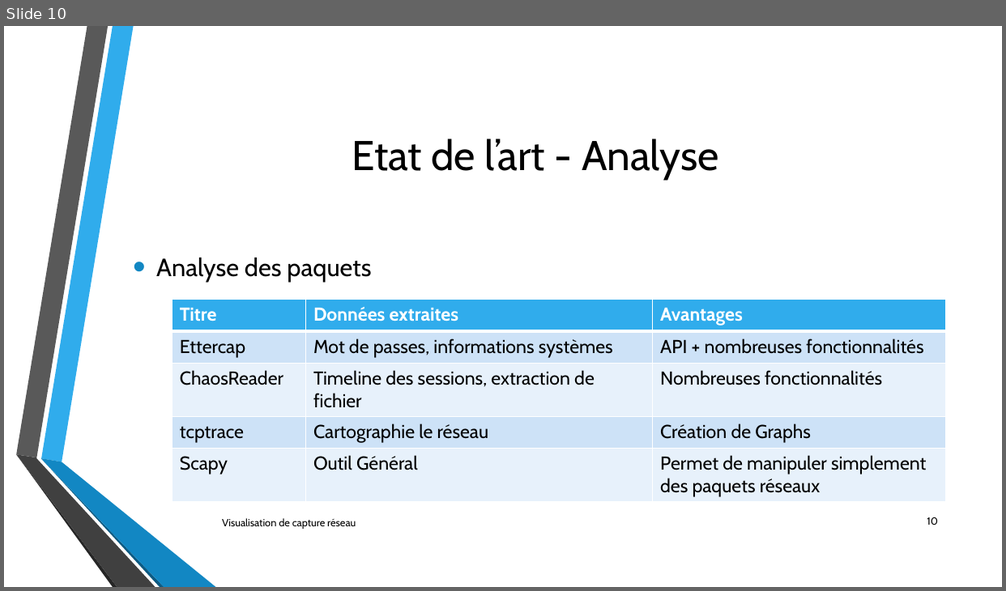
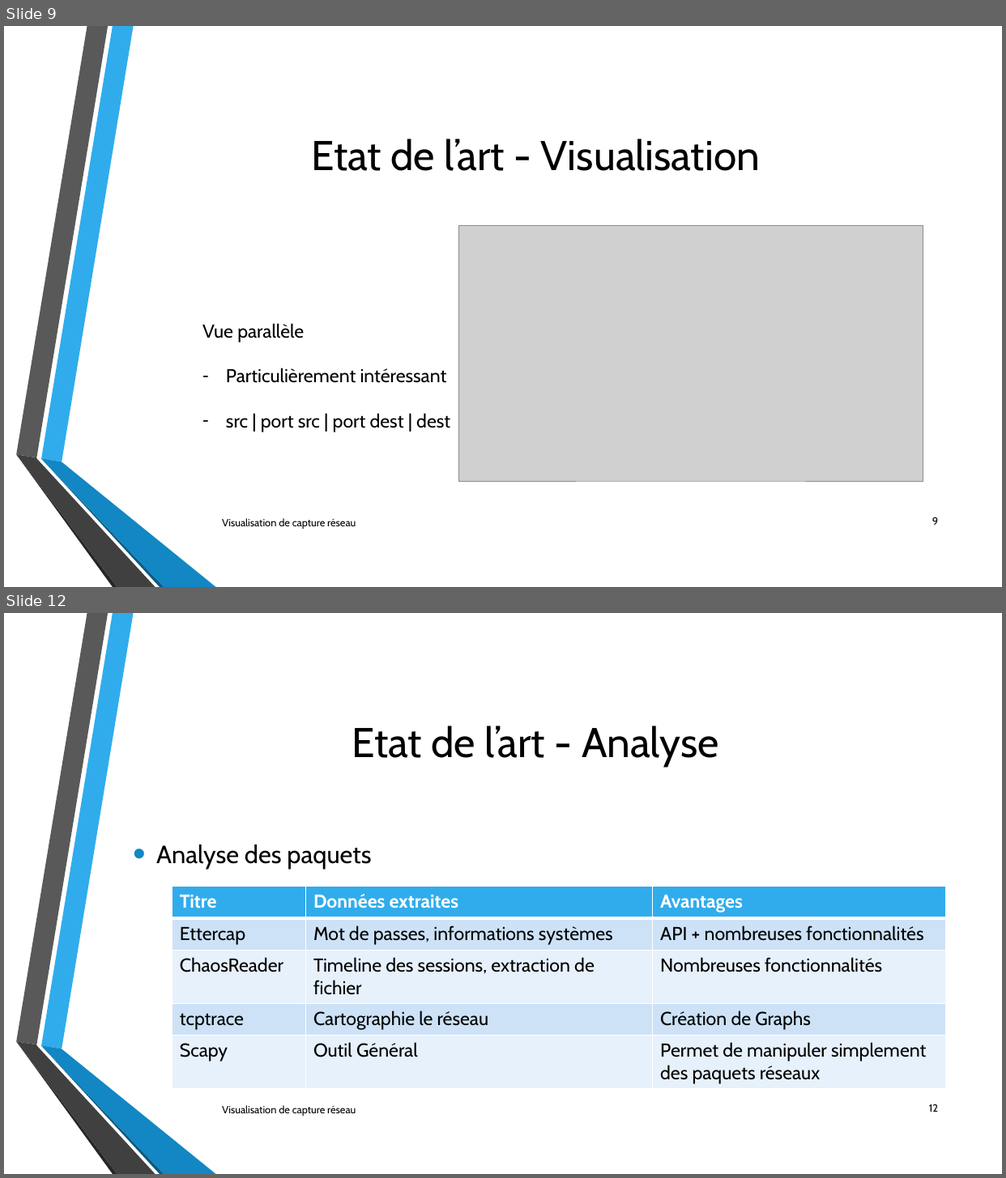
Before and after one commit to lechinoix/Pcap-visualization-project, a slide deck: Présentation de mi-projet/Outils de visualisation de capture réseau.pptx. Shown one above the other, each under a label of ours: slide 10 before the commit, slides 9 and 12 after it; the slides between them are not shown. The pictures are 1006x591 and 1006x1178 pixels, drawn with LibreOffice and Linux fonts; fonts in the diff are those of the drawing; grey boxes stand for pictures; background and template pictures are left out. Boxes give left, top, right and bottom in pixels: in the first picture for what was removed or moved away, otherwise in the second. Text is boxed around its words. In the diff, an @@ line names an element or a change of style, - is before the commit and + after.

Commit message:
Presentation v2.0 et images

```diff
--- a/Présentation de mi-projet/Outils de visualisation de capture réseau.pptx
+++ b/Présentation de mi-projet/Outils de visualisation de capture réseau.pptx
@@ slide 9 added at (x1=4, y1=26, x2=1002, y2=587), background picture (left out); not listed: 6 template elements that a slide beside it also shows @@
@@ title added at (x1=311, y1=139, x2=760, y2=171), 40 pt, text #000000 @@
+Etat de l’art - Visualisation
@@ picture added at (x1=459, y1=226, x2=923, y2=482) @@
@@ text added at (x1=202, y1=323, x2=450, y2=433), 18 pt, text #000000 @@
+Vue parallèle
+– Particulièrement intéressant
+– src | port src | port dest | dest
@@ text added at (x1=222, y1=518, x2=356, y2=529), 10 pt, text #000000 @@
+Visualisation de capture réseau
@@ page number added at (x1=932, y1=518, x2=938, y2=525), 10 pt, text #000000 @@
+9
@@ what was slide 10 is now slide 12 @@
@@ page number at (x1=929, y1=1105, x2=938, y2=1112): text changed @@
-10
+12
```
Also in this commit, not shown: 5 slides changed, 4 other slides added, 2 slides removed, 9 other files.
